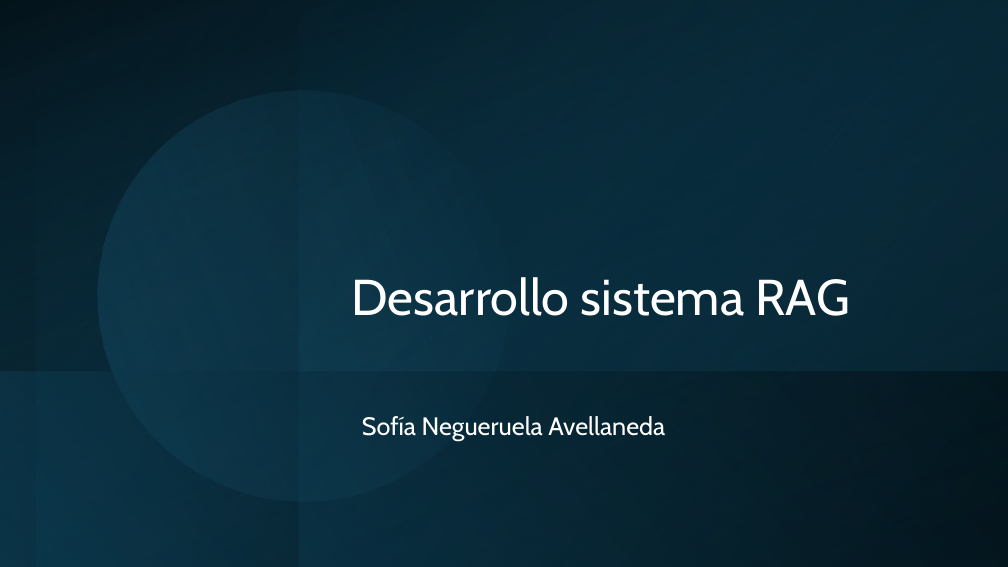
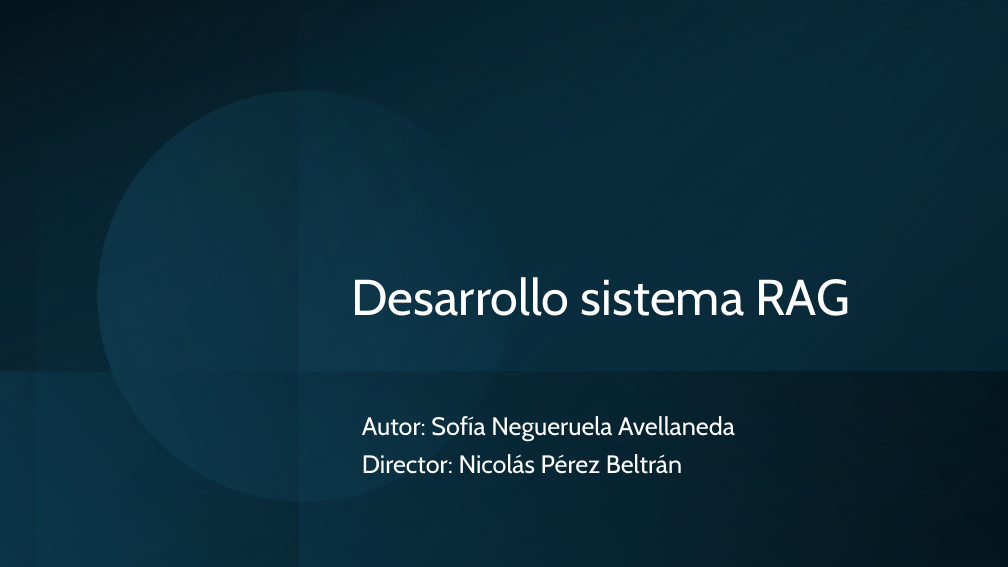
Before and after one commit to sofinegue/TFG-RAG, a slide deck: slide 1 of doc/20260227_Presentacion_AnexoB.pptx. Drawn at 1008x567 pixels with LibreOffice and Linux fonts; fonts in the diff are those of the drawing. Boxes give left, top, right and bottom in pixels: in the first picture for what was removed or moved away, otherwise in the second. Text is boxed around its words. In the diff, an @@ line names an element or a change of style, - is before the commit and + after.

```diff
--- a/doc/20260227_Presentacion_AnexoB.pptx
+++ b/doc/20260227_Presentacion_AnexoB.pptx
@@ subtitle at (362, 416, 735, 474): text changed @@
-Sofía Negueruela Avellaneda
+Autor: Sofía Negueruela Avellaneda
+Director: Nicolás Pérez Beltrán
```
Also in this commit, not shown: 2 other slides changed, 4 slides added, 2 slides removed, 4 other files.
